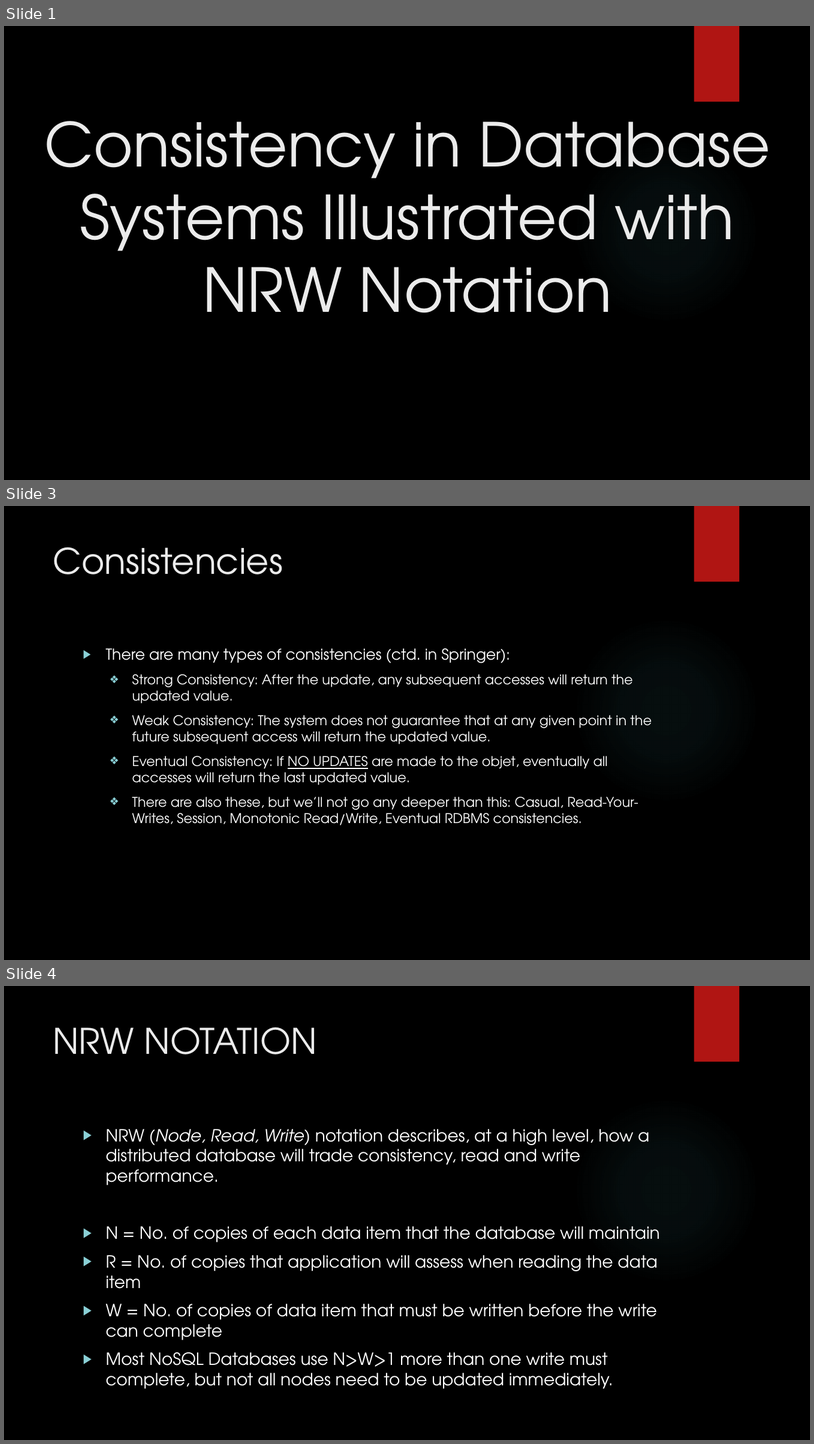
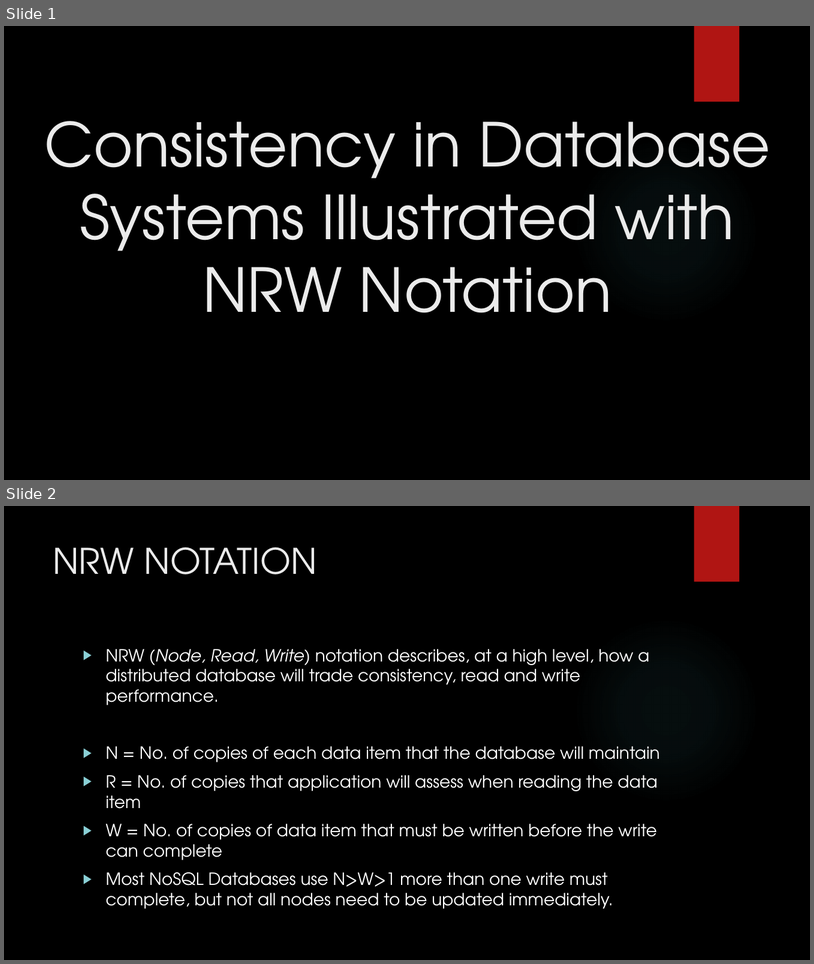
Before and after one commit to MaxWOU/cs364pptx, a slide deck: group6slidshow.pptx. Shown one above the other, each under a label of ours: slides 1, 3 and 4 before the commit, slides 1 and 2 after it; the slides between them are not shown. The pictures are 814x1444 and 814x964 pixels, drawn with LibreOffice and Linux fonts; fonts in the diff are those of the drawing; background and template pictures are left out. Boxes give left, top, right and bottom in pixels: in the first picture for what was removed or moved away, otherwise in the second. Text is boxed around its words. In the diff, an @@ line names an element or a change of style, - is before the commit and + after.

```diff
--- a/group6slidshow.pptx
+++ b/group6slidshow.pptx
@@ slide 3 removed at (x1=4, y1=506, x2=810, y2=960), background picture (left out); not listed: 2 template elements that a slide beside it also shows @@
@@ title removed at (x1=53, y1=547, x2=283, y2=574) @@
-Consistencies
@@ text removed at (x1=106, y1=648, x2=652, y2=825) @@
-  ▶ There are many types of consistencies (ctd. in Springer):
-    ❖ Strong Consistency: After the update, any subsequent accesses will return the updated value.
-    ❖ Weak Consistency: The system does not guarantee that at any given point in the future subsequent access will return the updated value.
-    ❖ Eventual Consistency: If NO UPDATES are made to the objet, eventually all accesses will return the last updated value.
-    ❖ There are also these, but we’ll not go any deeper than this: Casual, Read-Your-Writes, Session, Monotonic Read/Write, Eventual RDBMS consistencies.
@@ what was slide 4 is now slide 2 @@
```
Also in this commit, not shown: 1 slide changed, 6 other slides removed.
